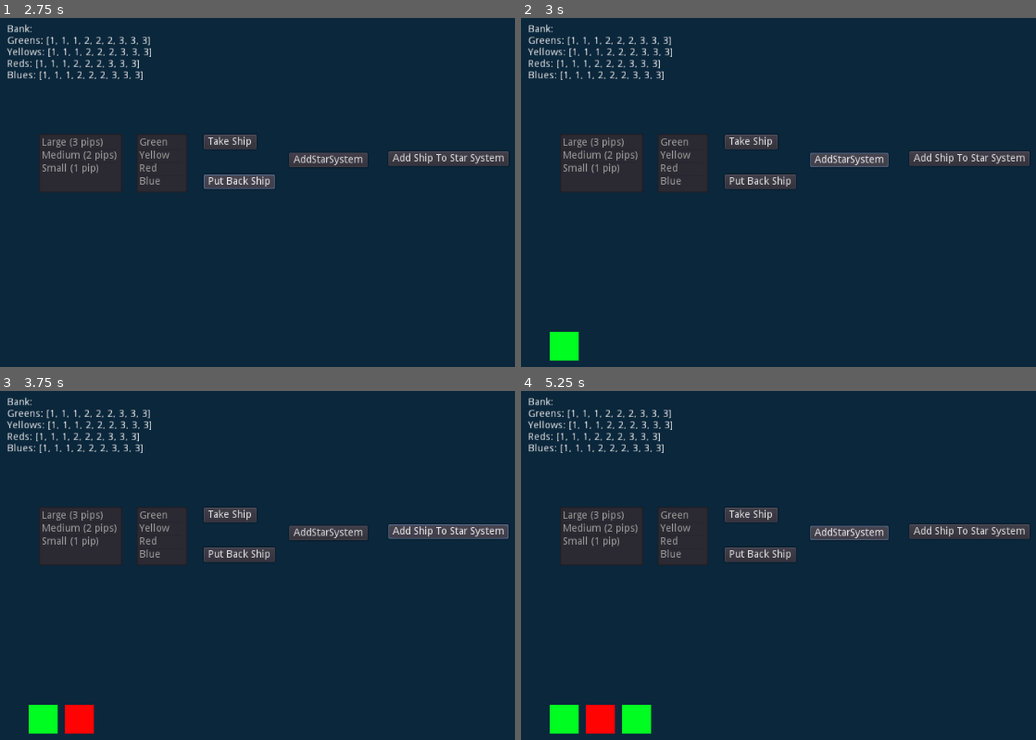
Above: before the commit, frames 1-4 (two rows, left to right).
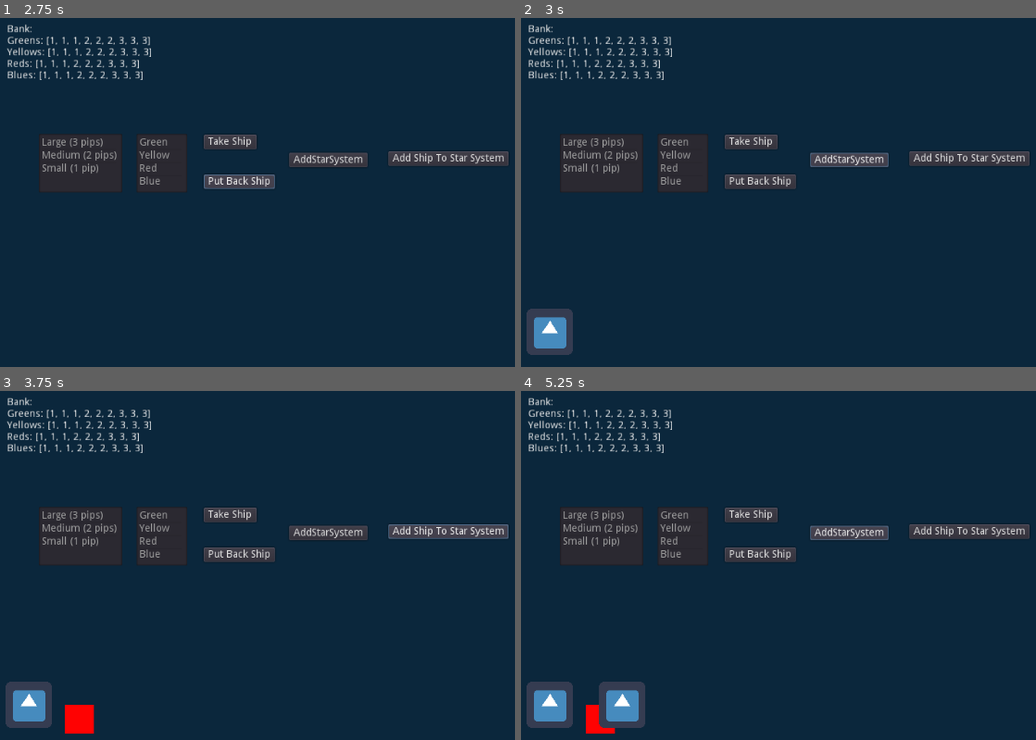
Above: after the commit, the same moments.

Repository: hamzasclone2/homeworlds
Game: Godot game, scene res://MainMenu.tscn
Two runs of this game, one before a commit and one after it. Both use one fixed random seed, a clock stepped at 60 frames per second and the inputs below. The engine's default icon, where the game draws it, is replaced by a stand-in: a white triangle on a blue panel in a dark square.
Inputs:
- Up to frame 1 (2.75 s): click "Play" at 0.5 s; click "Take Ship" at 1.25 s; click "Put Back Ship" at 2 s
- Up to frame 2 (3 s): click "AddStarSystem" at 2.75 s
- Up to frame 3 (3.75 s): click "Add Ship To Star System" at 3.5 s
- Up to frame 4 (5.25 s): click "Take Ship" at 4.25 s; click "AddStarSystem" at 5 s

Frame 1 is identical in both runs. In frame 2, 1.4% of the frame differs, in the area x 1-12%, y 83-99%; in frame 3, 1.4%; in frame 4, 2.7%, in the area x 1-26%, y 83-99%.

Commit message:
added check if mouse hovers over star system

Diff:
--- a/StarSystem.gd
+++ b/StarSystem.gd
@@ -4,6 +4,9 @@
 var size
 var spaceShipArray = []
 var spaceShipXPos = 50
+var isSelected = false
+export var mouse_over: Color
+export var mouse_exit: Color
 
 func addSpaceShip():
 	var spaceShip = load("SpaceShip.tscn").instance()
@@ -11,3 +14,13 @@
 	spaceShipArray.append(spaceShip)
 	spaceShip.position = Vector2(spaceShipXPos, 0)
 	spaceShipXPos += 50
+
+
+func _on_Area2D_mouse_entered():
+	print("hello!!!!")
+	modulate = mouse_over
+
+
+func _on_Area2D_mouse_exited():
+	print("goodbye!")
+	modulate = mouse_exit
--- a/StarSystem.tscn
+++ b/StarSystem.tscn
@@ -1,14 +1,24 @@
-[gd_scene load_steps=2 format=2]
+[gd_scene load_steps=4 format=2]
 
 [ext_resource path="res://StarSystem.gd" type="Script" id=1]
+[ext_resource path="res://icon.png" type="Texture" id=2]
+
+[sub_resource type="RectangleShape2D" id=1]
+extents = Vector2( 54.0348, 47.2509 )
 
 [node name="StarSystem" type="Node2D"]
 script = ExtResource( 1 )
+mouse_over = Color( 0.992157, 0, 0, 1 )
+mouse_exit = Color( 0, 0.180392, 1, 1 )
 
-[node name="Green" type="ColorRect" parent="."]
-margin_right = 40.0
-margin_bottom = 40.0
-color = Color( 0, 0.996078, 0.133333, 1 )
-__meta__ = {
-"_edit_use_anchors_": false
-}
+[node name="Sprite" type="Sprite" parent="."]
+texture = ExtResource( 2 )
+
+[node name="Area2D" type="Area2D" parent="."]
+position = Vector2( 0.300613, 0.280991 )
+
+[node name="CollisionShape2D" type="CollisionShape2D" parent="Area2D"]
+position = Vector2( -0.0344086, 0.20158 )
+shape = SubResource( 1 )
+[connection signal="input_event" from="Area2D" to="." method="_on_Area2D_input_event"]
+[connection signal="mouse_entered" from="Area2D" to="." method="_on_Area2D_mouse_entered"]
--- a/Test.gd
+++ b/Test.gd
@@ -1,8 +1,8 @@
 extends Node2D
 
 onready var bank = get_node("Bank")
-onready var sizeSelector = get_node("SizeSelector")
-onready var colorSelector = get_node("ColorSelector")
+onready var sizeSelector = get_node("Control/SizeSelector")
+onready var colorSelector = get_node("Control/ColorSelector")
 var starSystemArray = []
 var starSystemYPos = 450
 var starSystemXPos = 50
--- a/Test.tscn
+++ b/Test.tscn
@@ -9,6 +9,7 @@
 [node name="BackGround" type="ColorRect" parent="."]
 margin_right = 1029.0
 margin_bottom = 607.0
+mouse_filter = 2
 color = Color( 0.0470588, 0.156863, 0.239216, 1 )
 __meta__ = {
 "_edit_use_anchors_": false
@@ -17,7 +18,15 @@
 [node name="Bank" parent="." instance=ExtResource( 1 )]
 position = Vector2( 20.1815, 24.386 )
 
-[node name="SizeSelector" type="ItemList" parent="."]
+[node name="Control" type="Control" parent="."]
+margin_right = 40.0
+margin_bottom = 40.0
+mouse_filter = 2
+__meta__ = {
+"_edit_use_anchors_": false
+}
+
+[node name="SizeSelector" type="ItemList" parent="Control"]
 margin_left = 64.3019
 margin_top = 176.0
 margin_right = 179.302
@@ -27,7 +36,7 @@
 "_edit_use_anchors_": false
 }
 
-[node name="ColorSelector" type="ItemList" parent="."]
+[node name="ColorSelector" type="ItemList" parent="Control"]
 margin_left = 199.407
 margin_top = 176.0
 margin_right = 269.407
@@ -37,7 +46,7 @@
 "_edit_use_anchors_": false
 }
 
-[node name="TakeButton" type="Button" parent="."]
+[node name="TakeButton" type="Button" parent="Control"]
 margin_left = 292.0
 margin_top = 177.0
 margin_right = 365.0
@@ -47,36 +56,36 @@
 "_edit_use_anchors_": false
 }
 
-[node name="PutBackButton" type="Button" parent="."]
+[node name="PutBackButton" type="Button" parent="Control"]
 margin_left = 292.0
 margin_top = 231.688
-margin_right = 365.0
+margin_right = 390.0
 margin_bottom = 251.688
 text = "Put Back Ship"
 __meta__ = {
 "_edit_use_anchors_": false
 }
 
-[node name="AddStarSystem" type="Button" parent="."]
+[node name="AddStarSystem" type="Button" parent="Control"]
 margin_left = 409.699
 margin_top = 202.043
-margin_right = 421.699
+margin_right = 517.699
 margin_bottom = 222.043
 text = "AddStarSystem"
 __meta__ = {
 "_edit_use_anchors_": false
 }
 
-[node name="AddShipToStar" type="Button" parent="."]
+[node name="AddShipToStar" type="Button" parent="Control"]
 margin_left = 546.639
 margin_top = 199.798
-margin_right = 558.639
+margin_right = 712.639
 margin_bottom = 219.798
 text = "Add Ship To Star System"
 __meta__ = {
 "_edit_use_anchors_": false
 }
-[connection signal="button_up" from="TakeButton" to="." method="_on_TakeButton_button_up"]
-[connection signal="button_up" from="PutBackButton" to="." method="_on_PutBackButton_button_up"]
-[connection signal="button_up" from="AddStarSystem" to="." method="_on_AddStarSystem_button_up"]
-[connection signal="button_up" from="AddShipToStar" to="." method="_on_AddShipToStar_button_up"]
+[connection signal="button_up" from="Control/TakeButton" to="." method="_on_TakeButton_button_up"]
+[connection signal="button_up" from="Control/PutBackButton" to="." method="_on_PutBackButton_button_up"]
+[connection signal="button_up" from="Control/AddStarSystem" to="." method="_on_AddStarSystem_button_up"]
+[connection signal="button_up" from="Control/AddShipToStar" to="." method="_on_AddShipToStar_button_up"]
